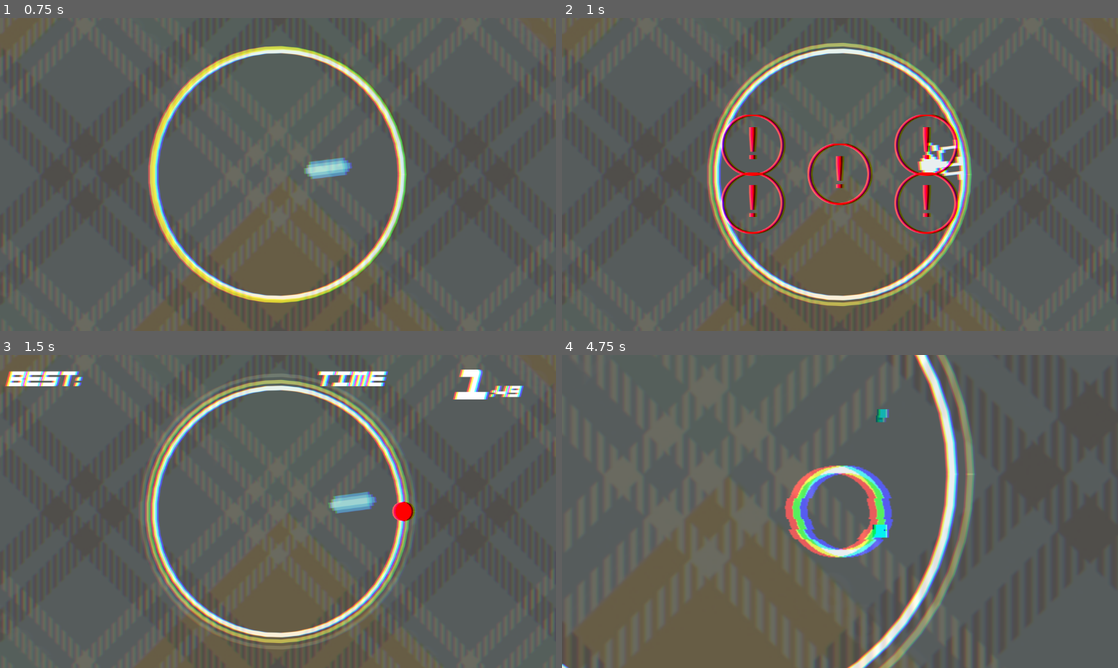
Above: before the commit, frames 1-4 (two rows, left to right).
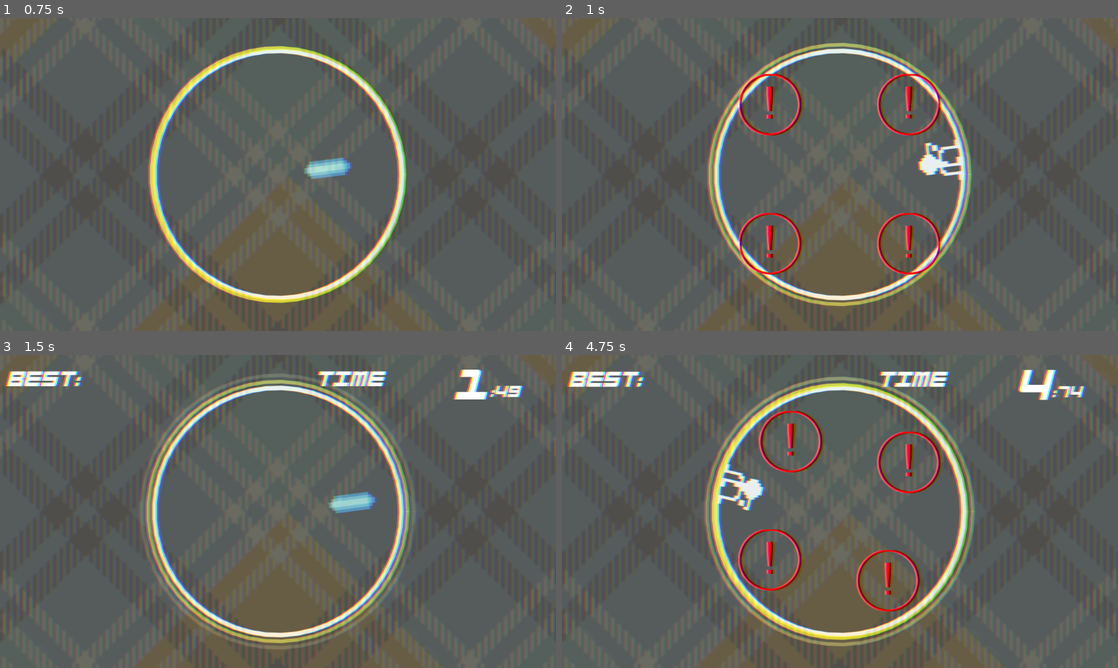
Above: after the commit, the same moments.

Repository: jokw1228/Slay_The_Circle
Game: Godot game, scene res://scenes/rooms/RoomTest/RoomKiyong.tscn
Two runs of this game, one before a commit and one after it. Both use one fixed random seed, a clock stepped at 60 frames per second and the inputs below. This scene is started directly instead of the project's main scene. Sound files missing from this copy of the repository are replaced by a short silence.
Inputs (mouse positions are in pixels of both pictures, inside the frame that each line leads up to):
- Up to frame 1 (0.75 s): move the mouse to (400, 158) at 0.52 s; click (400, 158) at 0.67 s
- Up to frame 2 (1 s): no input
- Up to frame 3 (1.5 s): move the mouse to (166, 527) at 1.27 s; click (166, 527) at 1.42 s
- Up to frame 4 (4.75 s): move the mouse to (895, 442) at 2.02 s; click (895, 442) at 2.17 s; move the mouse to (812, 574) at 2.77 s; click (812, 574) at 2.92 s; move the mouse to (1006, 558) at 3.52 s; click (1006, 558) at 3.67 s; move the mouse to (673, 464) at 4.27 s; click (673, 464) at 4.42 s

Frame 1 is identical in both runs. In frame 2, 5.3% of the frame differs, in the area x 28-72%, y 17-82%; in frame 3, 0.2%; in frame 4, 22%, in the area x 0-100%, y 0-100%.

Commit message:
kiyong pattern 3,4

Diff:
--- a/scenes/bombgenerators/testbombgenerators/KiyongBombGenerator.gd
+++ b/scenes/bombgenerators/testbombgenerators/KiyongBombGenerator.gd
@@ -6,11 +6,15 @@
 @export var pattern2_bomb: Array[Node2D]
 @export var pattern2_moving = false
 
+@export var pattern4_bomb: Array[Node2D]
+@export var pattern4_real_bomb: Node2D
+@export var pattern4_moving = false
+
 func _ready():
 	timer = true
 	await get_tree().create_timer(1.0).timeout
 
-	pattern2()
+	pattern4()
 	await get_tree().create_timer(12.0).timeout
 
 	pattern2()
@@ -20,6 +24,7 @@
 	if timer:
 		elapsed_time += delta
 	pattern2_process(delta)
+	pattern4_process(delta)
 
 
 func pattern1():
@@ -66,3 +71,93 @@
 			bomb_direction[i] *= -1
 		else:
 			bomb_dir_changed[i] = false
+
+
+func pattern3():
+	var vector = [Vector2(100, 100), Vector2(-100, 100), Vector2(100, -100), Vector2(-100, -100)]
+	vector.shuffle()
+	var bombs = []
+	for i in range(4):
+		bombs.append(create_numeric_bomb(vector[i], 1.2, 4, i + 1))
+	create_bomb_link(bombs[0], bombs[1])
+	create_bomb_link(bombs[2], bombs[3])
+
+const pos = 144
+var rand = [0, 0, 0, 1]
+const const_position = [Vector2(-pos, -pos), Vector2(pos, -pos), Vector2(-pos, pos), Vector2(pos, pos)]
+var bomb_pos = [1, 2, 3, 4] # 각 폭탄의 현재 위치
+
+func pattern4():
+	var bombs = []
+	bomb_pos = [1, 2, 3, 4]
+	rand.shuffle()
+	var prev_value = 5
+	var real_bomb
+	var real_bomb_position
+
+	for i in range(4):
+		if rand[i]:
+			bombs.append(create_hazard_bomb(const_position[i], 6, 0))
+			pattern4_real_bomb.position = const_position[i] + Vector2(10,0)
+			real_bomb = create_normal_bomb(const_position[i], 6, 0.5)
+			Utils.attach_node(pattern4_real_bomb, real_bomb)
+			real_bomb_position = i
+		else:
+			bombs.append(create_hazard_bomb(const_position[i], 6, 0.5))
+		Utils.attach_node(pattern4_bomb[i], bombs[i])
+
+	await get_tree().create_timer(0.5).timeout
+	pattern4_real_bomb.position = Vector2(1000, 1000)
+
+
+	for i in range(10):
+		var rand_result = randi_range(0,4)
+		while rand_result == prev_value:
+			rand_result = randi_range(0,4)
+		prev_value = rand_result
+		pattern4_random(rand_result)
+		await get_tree().create_timer(0.4).timeout
+
+	await get_tree().create_timer(1.49).timeout
+	pattern4_real_bomb.position = pattern4_bomb[real_bomb_position].position
+
+
+func pattern4_random(pattern: int):
+	match pattern:
+		0:
+			pattern4_move([2, 4, 1, 3]) # Clockwise
+		1:
+			pattern4_move([3, 1, 4, 2]) # Counterclockwise
+		2:
+			pattern4_move([3, 4, 1, 2]) # Swap vertically
+		3:
+			pattern4_move([2, 1, 4, 3]) # Swap horizontally
+		4:
+			pattern4_move([4, 3, 2, 1]) # Swap diagonally
+
+var pattern4_direction = [0,0,0,0]
+var pattern4_distance = [0,0,0,0]
+var pattern4_moveseed = [0,0,0,0]
+var pattern4_speed = [0,0,0,0]
+
+func pattern4_move(setseed: Array):
+	for i in range(4):
+		pattern4_moveseed[i] = setseed[i]
+		pattern4_speed[i] = (const_position[pattern4_moveseed[bomb_pos[i] - 1]- 1] - pattern4_bomb[i].position).length() * 3
+	pattern4_moving = true
+	await get_tree().create_timer(0.334).timeout
+	pattern4_moving = false
+
+func pattern4_process(delta):
+	if pattern4_moving == true:
+		for i in range(4):
+			pattern4_direction[i] = (const_position[pattern4_moveseed[bomb_pos[i] - 1]- 1] - pattern4_bomb[i].position).normalized()
+			pattern4_distance[i] = (const_position[pattern4_moveseed[bomb_pos[i] - 1]- 1] - pattern4_bomb[i].position).length()
+
+			if pattern4_distance[i] > 0.1:
+				pattern4_bomb[i].position += pattern4_direction[i] * pattern4_speed[i] * delta
+			else:
+				pattern4_bomb[i].position = const_position[pattern4_moveseed[bomb_pos[i] - 1]- 1]
+
+func pattern5():
+	create_normal_bomb(Vector2(0, 0), 10, 5)
--- a/scenes/bombgenerators/testbombgenerators/KiyongBombGenerator.tscn
+++ b/scenes/bombgenerators/testbombgenerators/KiyongBombGenerator.tscn
@@ -15,9 +15,11 @@
 [ext_resource type="PackedScene" uid="uid://dod3xtkvnfwuq" path="res://scenes/warnings/GameSpeedUpBombWarning.tscn" id="13_frej1"]
 [ext_resource type="PackedScene" uid="uid://5hmqv8rxk05i" path="res://scenes/bombs/BombLink.tscn" id="14_j4x11"]
 
-[node name="KiyongBombGenerator" type="Node2D" node_paths=PackedStringArray("pattern2_bomb")]
+[node name="KiyongBombGenerator" type="Node2D" node_paths=PackedStringArray("pattern2_bomb", "pattern4_bomb", "pattern4_real_bomb")]
 script = ExtResource("1_7ccpm")
 pattern2_bomb = [NodePath("Pattern2/Marker2D"), NodePath("Pattern2/Marker2D2")]
+pattern4_bomb = [NodePath("Pattern4/Marker2D3"), NodePath("Pattern4/Marker2D4"), NodePath("Pattern4/Marker2D5"), NodePath("Pattern4/Marker2D6")]
+pattern4_real_bomb = NodePath("Pattern4/Marker2D7")
 NormalBomb_scene = ExtResource("2_46cl6")
 HazardBomb_scene = ExtResource("3_3m7v5")
 NumericBomb_scene = ExtResource("4_q3pbh")
@@ -39,3 +41,19 @@
 
 [node name="Marker2D2" type="Marker2D" parent="Pattern2"]
 position = Vector2(0, -40)
+
+[node name="Pattern4" type="Node" parent="."]
+
+[node name="Marker2D3" type="Marker2D" parent="Pattern4"]
+position = Vector2(-141, -141)
+
+[node name="Marker2D4" type="Marker2D" parent="Pattern4"]
+position = Vector2(141, -141)
+
+[node name="Marker2D5" type="Marker2D" parent="Pattern4"]
+position = Vector2(-141, 141)
+
+[node name="Marker2D6" type="Marker2D" parent="Pattern4"]
+position = Vector2(141, 141)
+
+[node name="Marker2D7" type="Marker2D" parent="Pattern4"]
